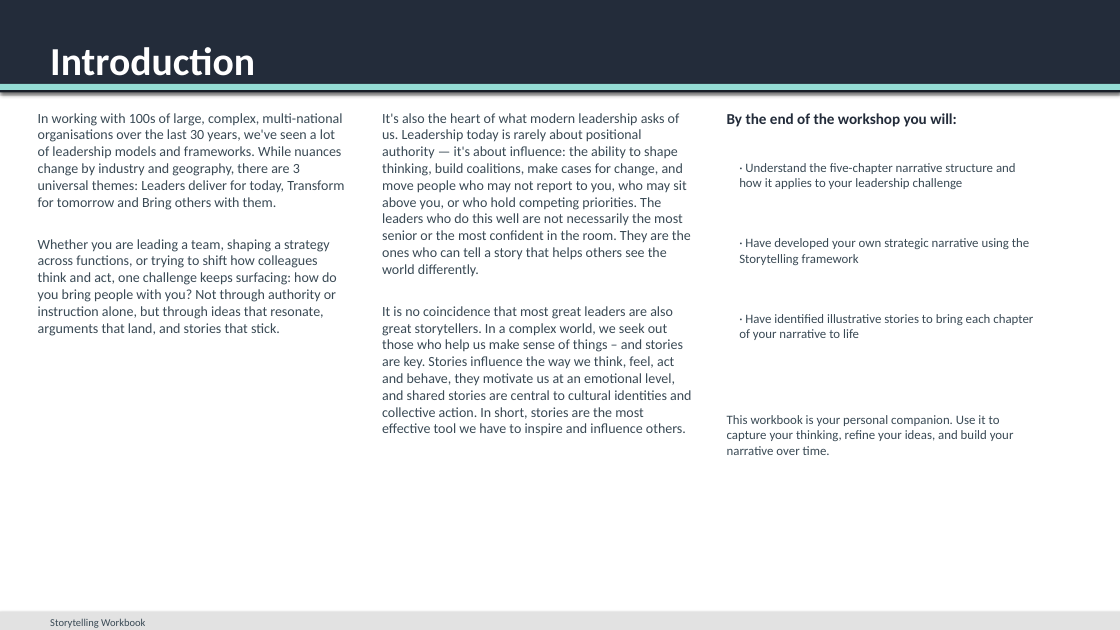
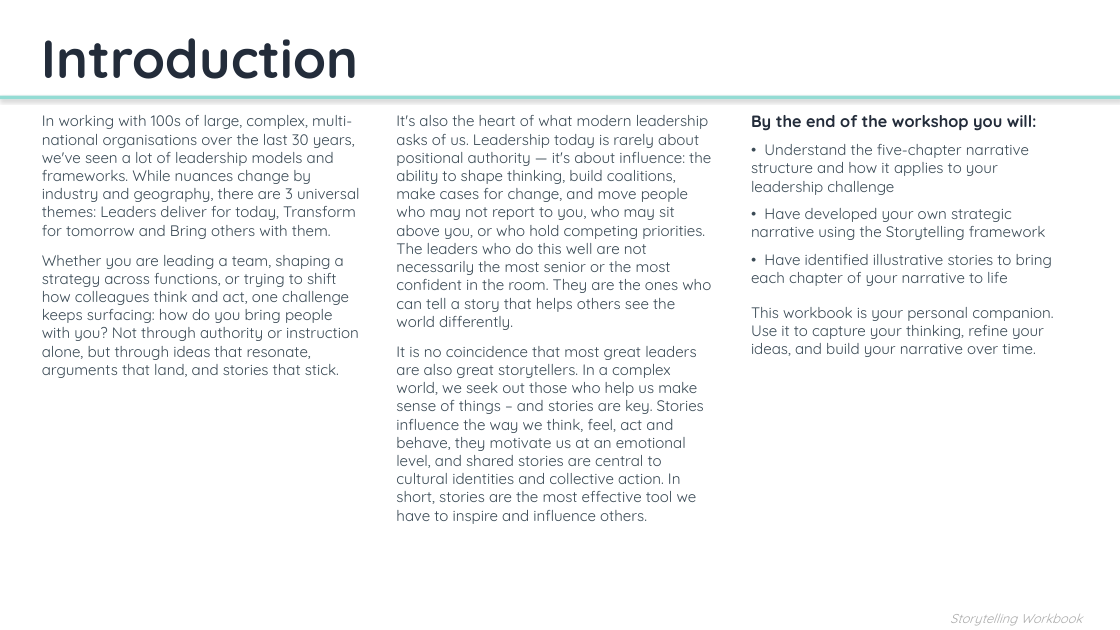
Before and after one commit to Storytelling-Workbook/Interactive-session, a slide deck: slide 2 of Storytelling_Workbook.pptx. Drawn at 1120x630 pixels with LibreOffice and Linux fonts; fonts in the diff are those of the drawing. Boxes give left, top, right and bottom in pixels: in the first picture for what was removed or moved away, otherwise in the second. Text is boxed around its words. In the diff, an @@ line names an element or a change of style, - is before the commit and + after.

```diff
--- a/Storytelling_Workbook.pptx
+++ b/Storytelling_Workbook.pptx
@@ rectangle removed at [0, 0, 1120, 92] @@
@@ text "Introduction": place and size @@
-text "Introduction" at [50, 47, 255, 85]
+text "Introduction" at [42, 38, 359, 79]
@@ text "Introduction" at [42, 38, 359, 79]: size 34 to 46 pt, font Calibri to Quicksand, text colour #FFFFFF to #232C3A @@
@@ rectangle: place and size @@
-rectangle at [0, 84, 1120, 90]
+rectangle at [0, 96, 1120, 99]
@@ text "In working with 100s of ..." at [42, 115, 360, 378]: size 12 to 13 pt, font Calibri to Quicksand; more space between paragraphs @@
@@ text "It's also the heart of ..." at [396, 115, 711, 524]: size 12 to 13 pt, font Calibri to Quicksand; more space between paragraphs @@
@@ text "It's also the heart of ...": place and size @@
-text "It's also the heart of ..." at [382, 113, 691, 435]
+text "It's also the heart of ..." at [396, 115, 711, 524]
@@ text removed at [727, 113, 957, 127] @@
-By the end of the workshop you will:
@@ text added at [751, 115, 1053, 357], 13 pt, text #3A4A55 @@
+By the end of the workshop you will:
+• Understand the five-chapter narrative structure and how it applies to your leadership challenge
+• Have developed your own strategic narrative using the Storytelling framework
+• Have identified illustrative stories to bring each chapter of your narrative to life
+This workbook is your personal companion. Use it to capture your thinking, refine your ideas, and build your narrative over time.
@@ text removed at [739, 163, 1016, 189] @@
-· Understand the five-chapter narrative structure and how it applies to your leadership challenge
@@ text removed at [739, 238, 1029, 265] @@
-· Have developed your own strategic narrative using the Storytelling framework
@@ text removed at [739, 314, 1033, 340] @@
-· Have identified illustrative stories to bring each chapter of your narrative to life
@@ text removed at [727, 415, 1014, 455] @@
-This workbook is your personal companion. Use it to capture your thinking, refine your ideas, and build your narrative over time.
@@ text "Storytelling Workbook": place and size @@
-text "Storytelling Workbook" at [50, 618, 145, 628]
+text "Storytelling Workbook" at [950, 614, 1083, 626]
@@ text "Storytelling Workbook" at [950, 614, 1083, 626]: size 9 to 11 pt, font Calibri to Quicksand, text colour #3A4A55 to #AAAAAA, italic on; alignment left to right @@
@@ rectangle removed at [0, 612, 1120, 630] @@
```
Also in this commit, not shown: 23 other slides changed.
